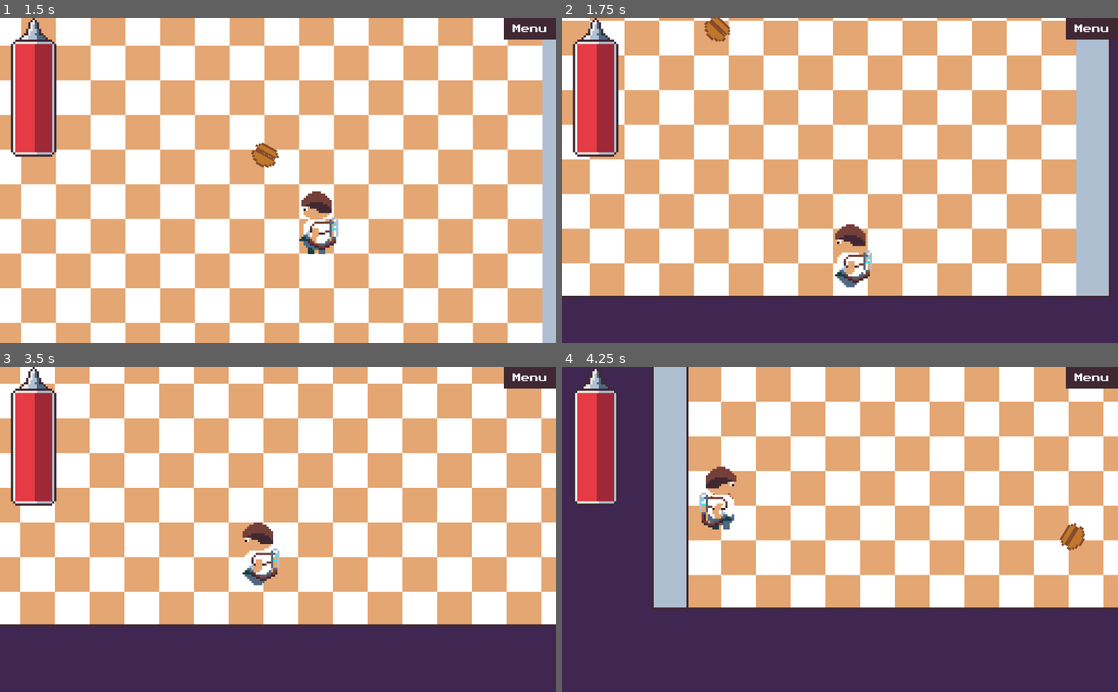
Above: before the commit, frames 1-4 (two rows, left to right).
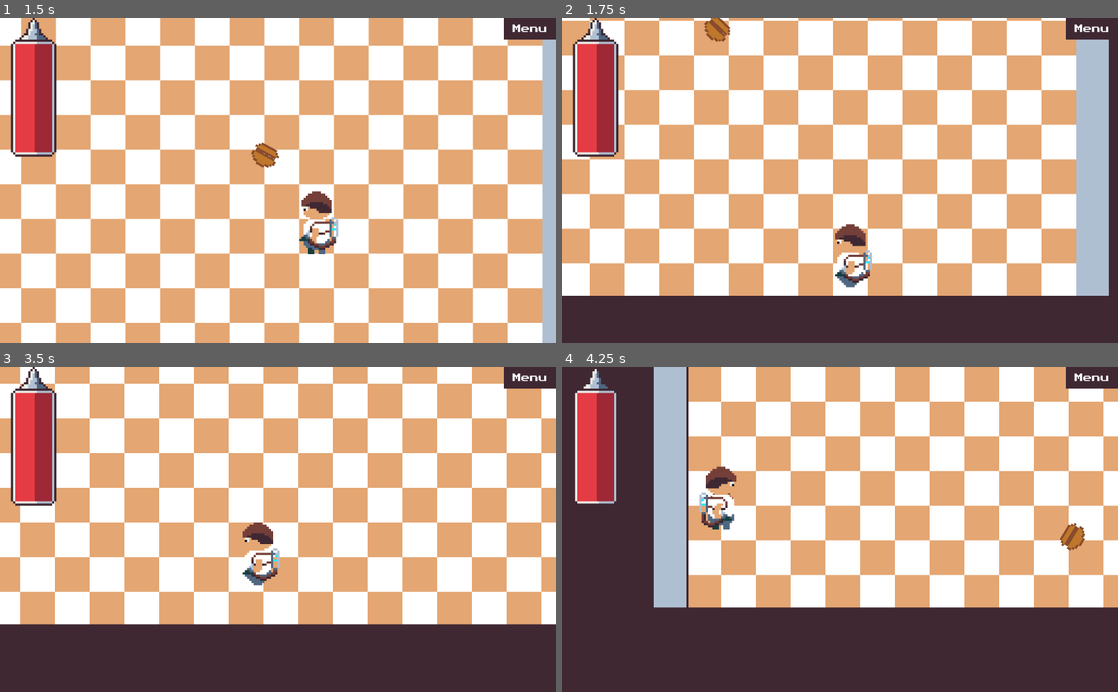
Above: after the commit, the same moments.

Repository: dardanbujupaj/night-shift
Game: Godot game, scene res://scenes/Diner.tscn
Same seed, same stepped clock (60 frames per second), same inputs: the game is played once before the commit and once after it. Sound files missing from this copy of the repository are replaced by a short silence.
Inputs (mouse positions are in pixels of both pictures, inside the frame that each line leads up to):
- Up to frame 1 (1.5 s): move the mouse to (400, 164) at 0.52 s; hold D (move_right) 0.53-1.28 s; right-click (400, 164) at 0.6 s; move the mouse to (166, 196) at 1.27 s; hold S (move_down) from 1.28 s (still down); click (166, 196) at 1.35 s
- Up to frame 2 (1.75 s): keep holding S (move_down)
- Up to frame 3 (3.5 s): move the mouse to (333, 458) at 2.02 s; release S (move_down) at 2.03 s; hold D (move_right) 2.03-2.78 s; hold R 2.03-2.78 s; move the mouse to (250, 594) at 2.77 s; hold W (move_up) from 2.78 s (still down); right-click (250, 594) at 2.85 s
- Up to frame 4 (4.25 s): move the mouse to (1006, 578) at 3.52 s; release W (move_up) at 3.53 s; press the mouse at (1006, 578) at 3.53 s; hold A (move_left) from 3.53 s (still down)

Frame 1 is identical in both runs. In frame 2, 15% of the frame differs, in the area x 0-100%, y 6-100%; in frame 3, 20%; in frame 4, 34%, in the area x 0-100%, y 0-100%.

Commit message:
change background color to color palette

Diff:
--- a/project.godot
+++ b/project.godot
@@ -117,5 +117,5 @@
 quality/2d/use_pixel_snap=true
 vram_compression/import_etc=true
 vram_compression/import_etc2=false
-environment/default_clear_color=Color( 0.25098, 0.152941, 0.317647, 1 )
+environment/default_clear_color=Color( 0.247059, 0.156863, 0.196078, 1 )
 environment/default_environment="res://default_env.tres"
